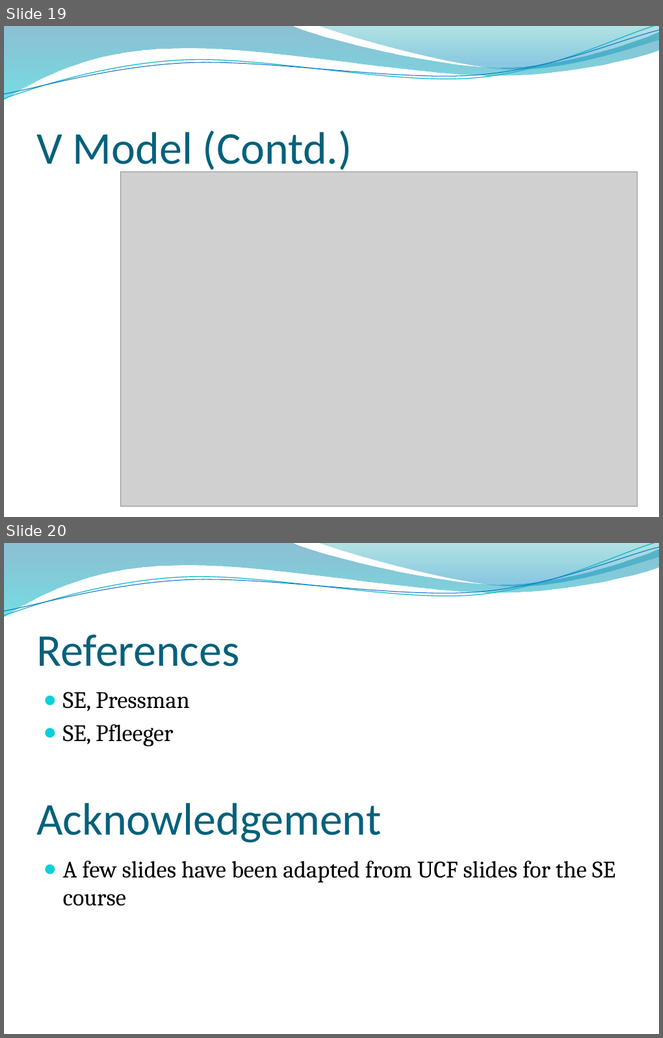
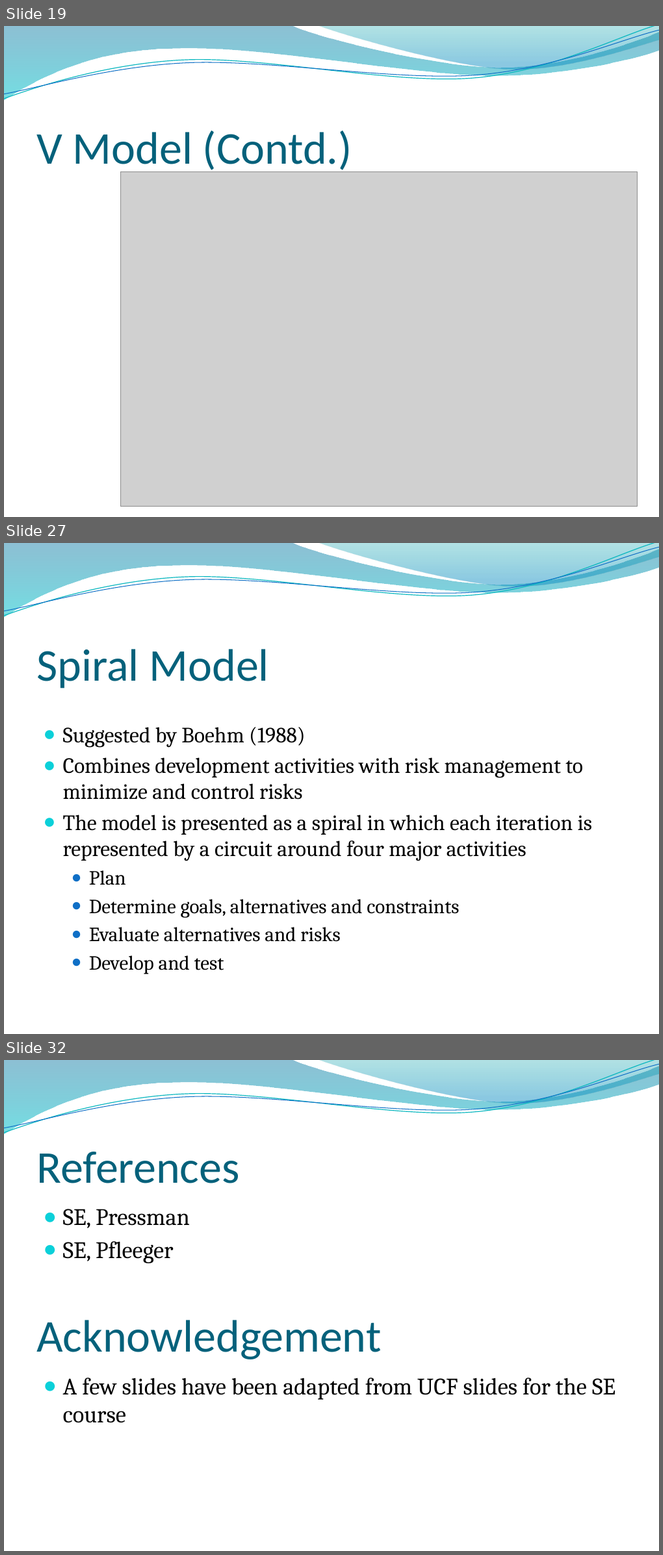
Before and after one commit to abdulsaboor938/Semester-4, a slide deck: Software Engineering/Slides/Lecture 3-4 Software Process Models 20200926 A.pptx. Shown one above the other, each under a label of ours: slides 19 and 20 before the commit, slides 19, 27 and 32 after it; the slides between them are not shown. The pictures are 663x1038 and 663x1555 pixels, drawn with LibreOffice and Linux fonts; fonts in the diff are those of the drawing; grey boxes stand for pictures; background and template pictures are left out. Boxes give left, top, right and bottom in pixels: in the first picture for what was removed or moved away, otherwise in the second. Text is boxed around its words. In the diff, an @@ line names an element or a change of style, - is before the commit and + after.

```diff
--- a/Software Engineering/Slides/Lecture 3-4 Software Process Models 20200926 A.pptx
+++ b/Software Engineering/Slides/Lecture 3-4 Software Process Models 20200926 A.pptx
@@ slide 27 added at (4,543,659,1034), background picture (left out); not listed: 4 template elements that a slide beside it also shows @@
@@ title added at (36,649,269,689), 50 pt, text #04617B @@
+Spiral Model
@@ text added at (63,727,592,975), 24.1 pt, text #000000 @@
+● Suggested by Boehm (1988)
+● Combines development activities with risk management to minimize and control risks
+● The model is presented as a spiral in which each iteration is represented by a circuit around four major activities
+  ● Plan
+  ● Determine goals, alternatives and constraints
+  ● Evaluate alternatives and risks
+  ● Develop and test
@@ what was slide 20 is now slide 32 @@
```
Also in this commit, not shown: 4 slides changed, 12 other slides added, 1 slide removed, 3 other files.
